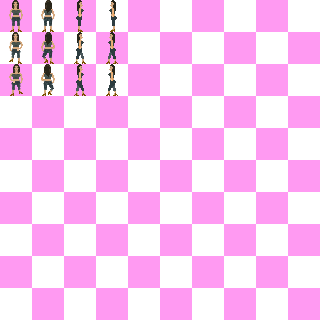
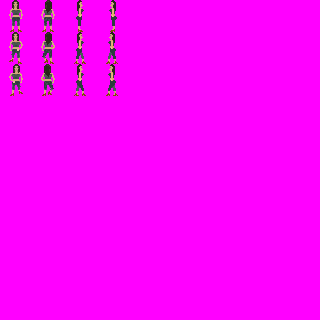
Before/after of a 320×320 layered artwork. What changed in the layer stack:
painted on "Rebeca Front/Back" over [9, 0, 55, 96]
added layer "Capa" above "Fondo Cuadricula" over [0, 0, 320, 320]
renamed "Fondo" to "Fondo Cuadricula", hid it over [0, 0, 320, 320]
